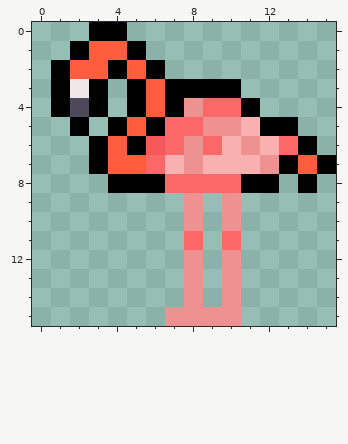
Pixel-art sprite: images/birds/americanFlamingo/standing.png. The first picture shows the starting point.
The file is 16x16 pixels.
The result:
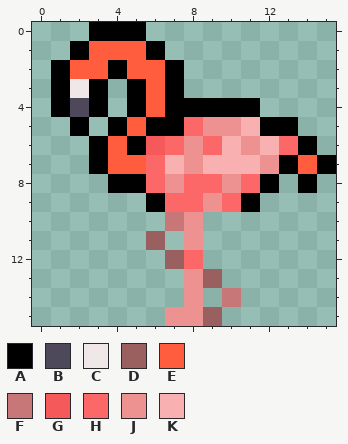
Palette (. is transparent): A #000000  B #4d495b  C #f0e8e8  D #9a5f5f  E #ff5d3d  F #c77777  G #f65959  H #fc6868  J #ed9191  K #f8b0b0
Change:
The author put colour A in row 0 at x 5; in row 1 at x 6; in row 2 at x 7; in row 9 at x 6 and 11.
Colour H becomes colour A in row 4 at x 9 to 10; in row 5 at x 7.
Colour J becomes colour A in row 4 at x 8.
The author put colour D in row 11 at x 6; in row 12 at x 7; in row 13 at x 9.
Colour J becomes colour D in row 15 at x 9.
Colour A becomes colour E in row 1 at x 5; in row 2 at x 6.
The author put colour F in row 10 at x 7.
Colour J becomes colour F in row 14 at x 10.
The author put colour H in row 9 at x 7.
Colour A becomes colour H in row 8 at x 6 and 11.
Colour J becomes colour H in row 9 at x 8 and 10; in row 12 at x 8.
The author put colour J in row 9 at x 9.
Colour H becomes colour J in row 8 at x 7 and 10; in row 11 at x 8.
The edit erases colour A in row 3 at x 8 to 10.
The edit erases colour H in row 11 at x 10.
The edit erases colour J in row 10 at x 10; in rows 12 to 13 at x 10; in row 15 at x 10.
Pixel boxes of the changes (left, top, right, bottom) in both pictures:
changed: (127, 22, 260, 326)
